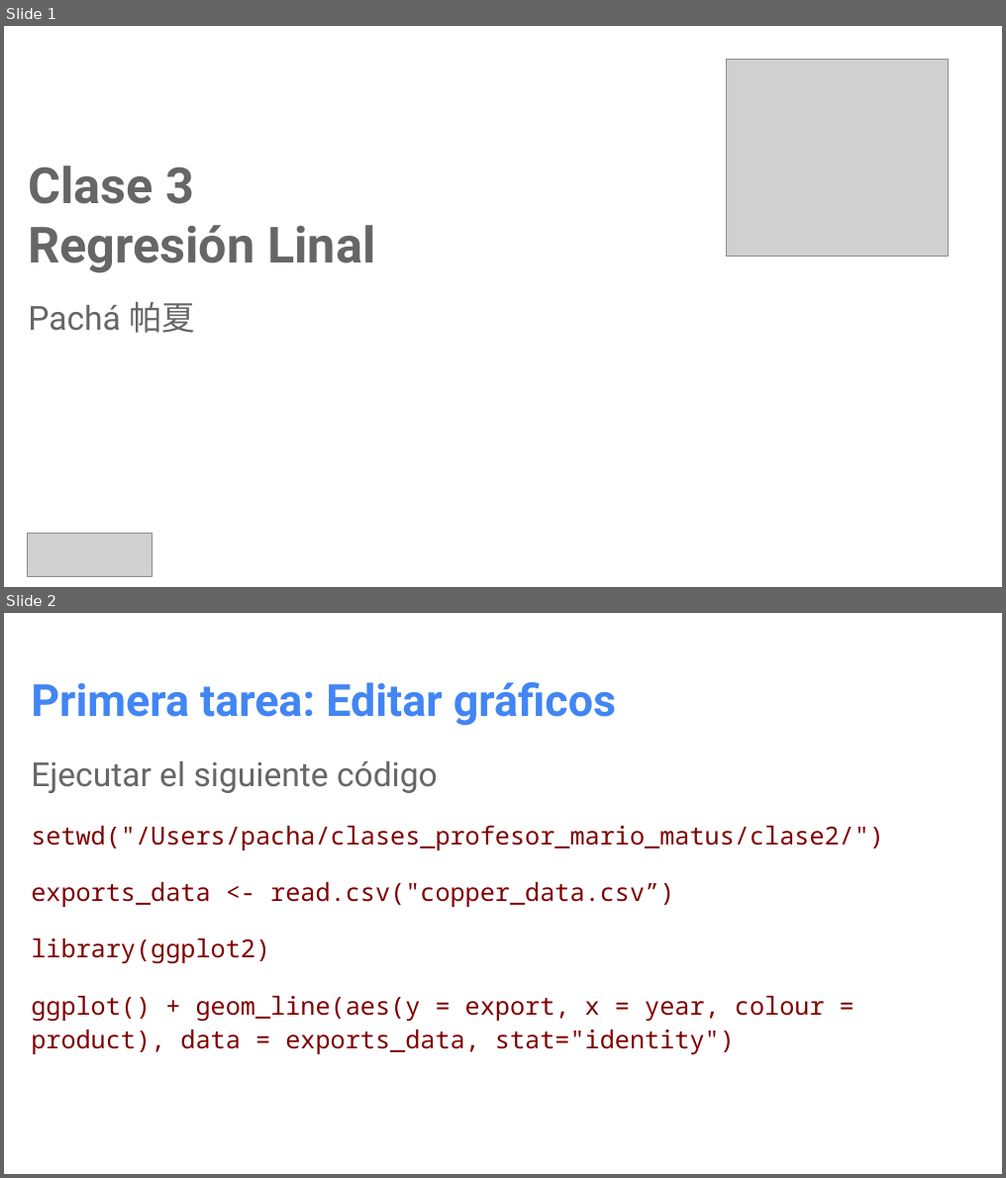
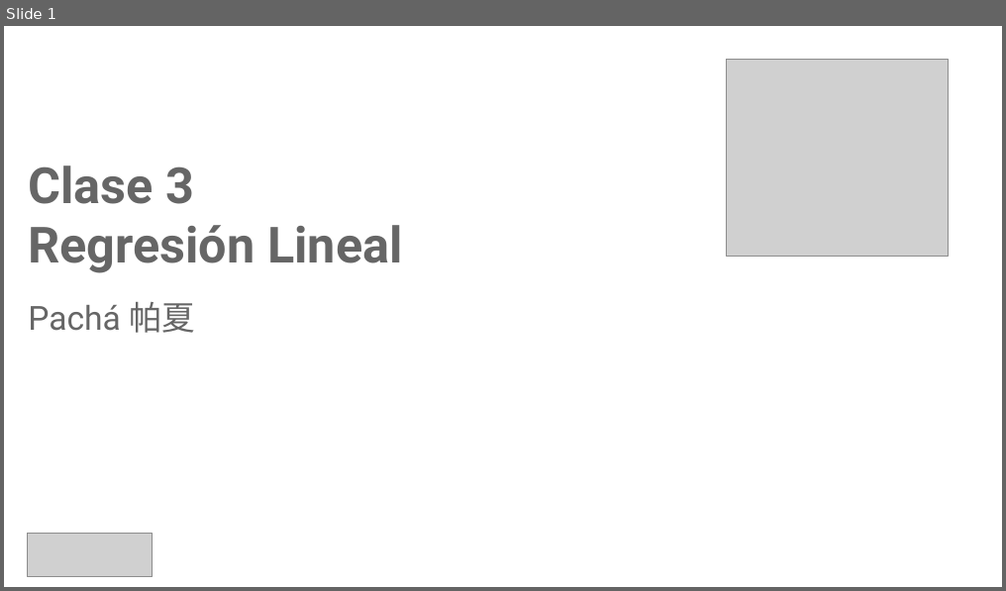
Before and after one commit to mmatusg/Clases-R, a slide deck: Clase_3_30-06-2015/Clase3.pptx. Shown one above the other, each under a label of ours: slides 1 and 2 before the commit, slide 1 after it. The pictures are 1006x1178 and 1006x591 pixels, drawn with LibreOffice and Linux fonts; fonts in the diff are those of the drawing; grey boxes stand for pictures. Boxes give left, top, right and bottom in pixels: in the first picture for what was removed or moved away, otherwise in the second. Text is boxed around its words. In the diff, an @@ line names an element or a change of style, - is before the commit and + after.

Commit message:
clase3

```diff
--- a/Clase_3_30-06-2015/Clase3.pptx
+++ b/Clase_3_30-06-2015/Clase3.pptx
@@ slide 2 removed at bbox=[4, 613, 1002, 1174], background #FFFFFF @@
@@ title removed at bbox=[31, 682, 616, 726] @@
-Primera tarea: Editar gráficos
@@ text removed at bbox=[31, 761, 884, 1055] @@
-Ejecutar el siguiente código
-setwd("/Users/pacha/clases_profesor_mario_matus/clase2/")
-exports_data <- read.csv("copper_data.csv”)
-library(ggplot2)
-ggplot() + geom_line(aes(y = export, x = year, colour = product), data = exports_data, stat="identity")
@@ slide 1 changed as well @@
@@ title at bbox=[28, 225, 402, 274]: text changed @@
-Regresión Linal
+Regresión Lineal
```
Also in this commit, not shown: 2 slides added, 1 other file.
